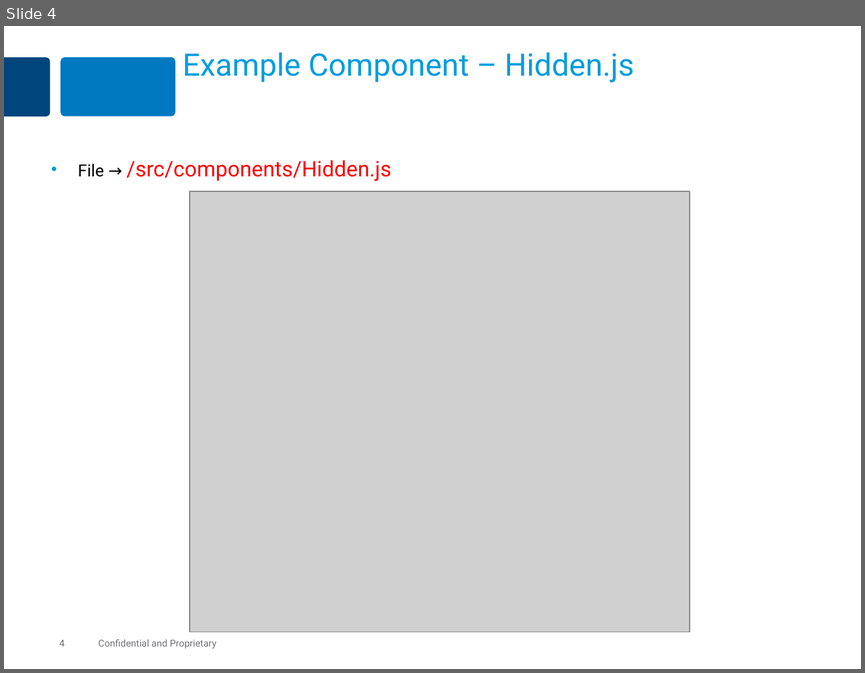
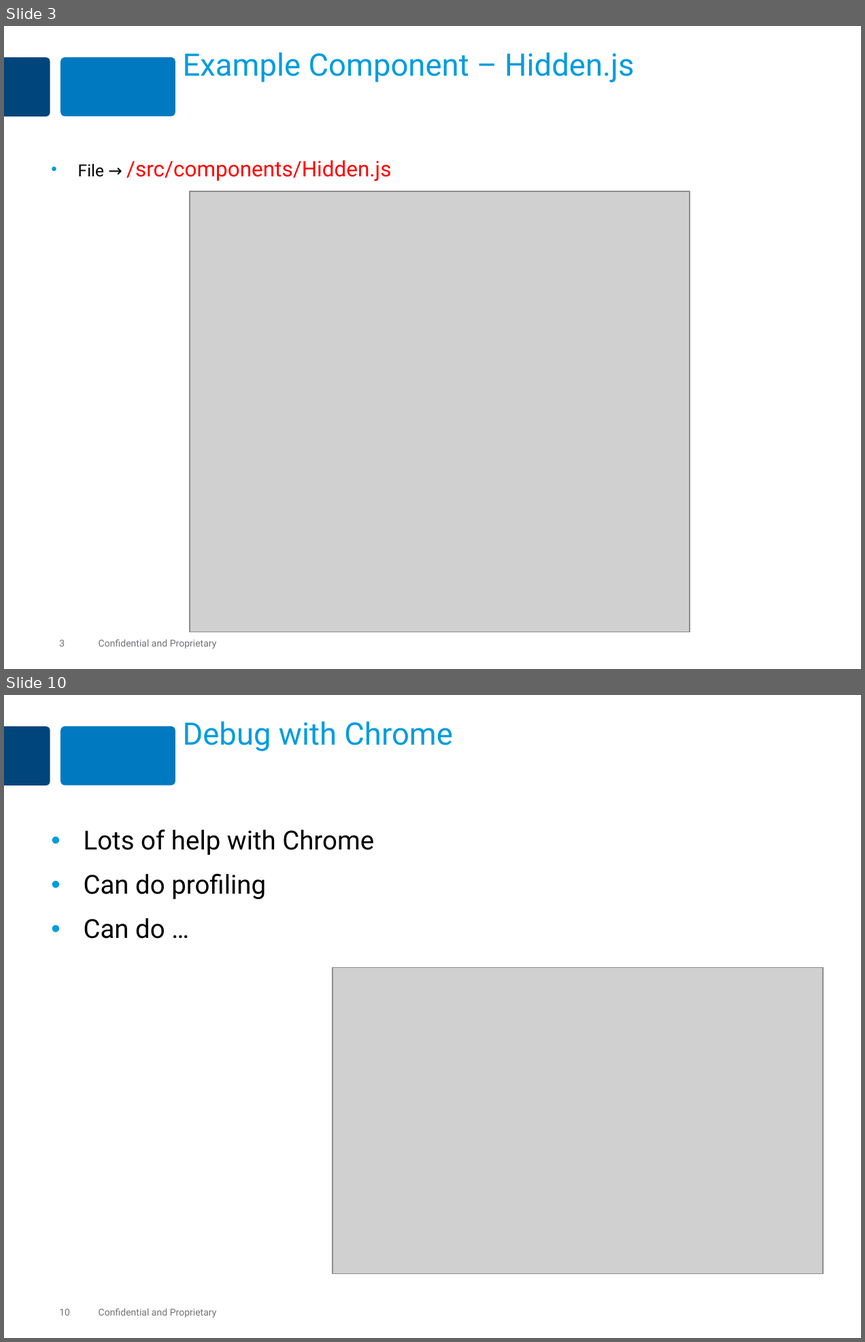
Before and after one commit to MaxMillington/react_practice, a slide deck: lesson-react-60-debugging/react-debugging.pptx. Shown one above the other, each under a label of ours: slide 4 before the commit, slides 3 and 10 after it; the slides between them are not shown. The pictures are 865x673 and 865x1342 pixels, drawn with LibreOffice and Linux fonts; fonts in the diff are those of the drawing; grey boxes stand for pictures. Boxes give left, top, right and bottom in pixels: in the first picture for what was removed or moved away, otherwise in the second. Text is boxed around its words. In the diff, an @@ line names an element or a change of style, - is before the commit and + after.

```diff
--- a/lesson-react-60-debugging/react-debugging.pptx
+++ b/lesson-react-60-debugging/react-debugging.pptx
@@ slide 10 added at (4,695,861,1338), background #FFFFFF; not listed: 4 template elements that a slide beside it also shows @@
@@ title added at (183,722,453,751), 26 pt, text #009CDE @@
+Debug with Chrome
@@ text added at (84,829,374,938), 22 pt, text #000000 @@
+• Lots of help with Chrome
+• Can do profiling
+• Can do …
@@ picture added at (332,968,822,1273) @@
@@ what was slide 4 is now slide 3 @@
@@ page number at (59,639,65,646): text changed @@
-4
+3
```
Also in this commit, not shown: 3 slides changed, 5 other slides added, 26 slides removed, 37 other files.
